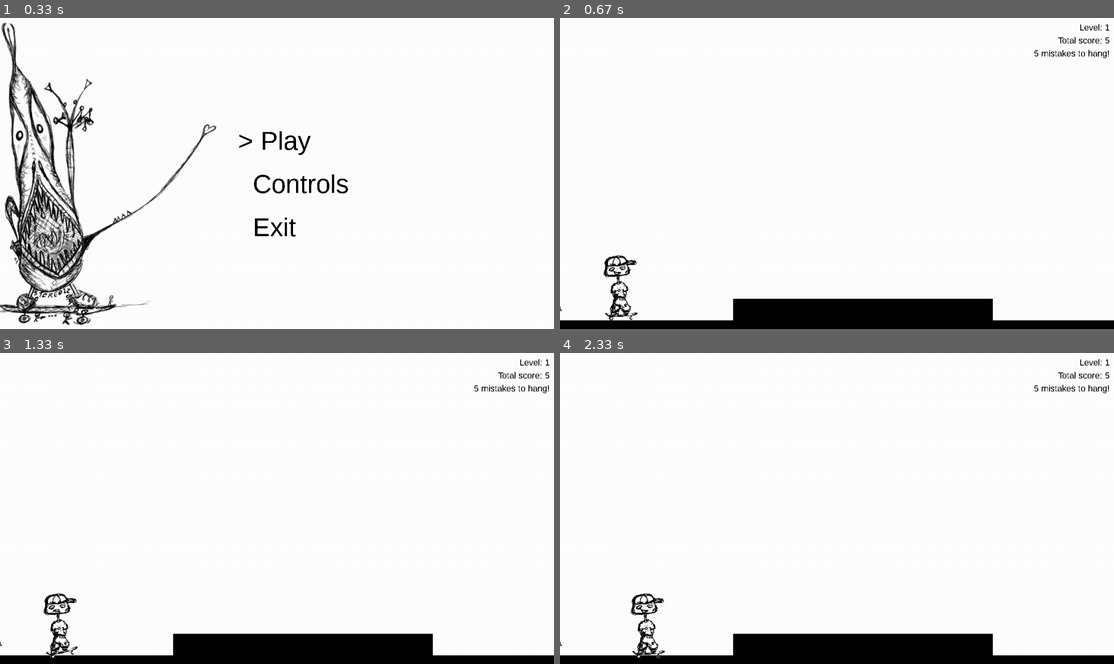
Above: before the commit, frames 1-4 (two rows, left to right).
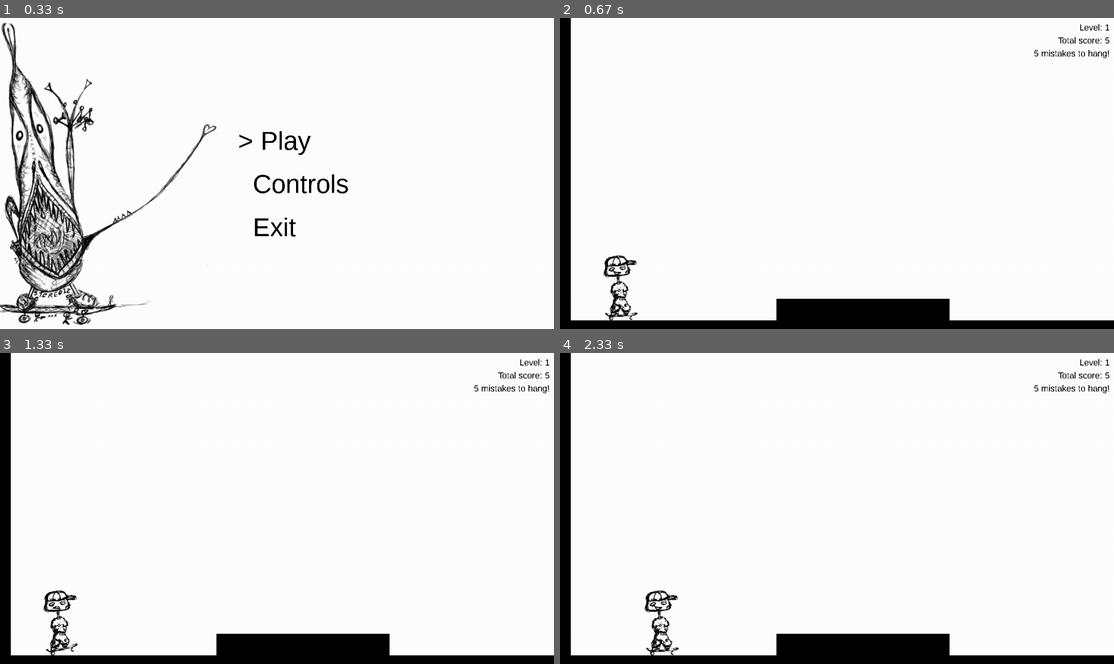
Above: after the commit, the same moments.

Repository: spookydoodle/bounce_pygame
Game: pygame game, started from Skater/Skater/main.py
The game is run twice, just before and just after one commit, with the same random seed, the same clock (stepped at 60 frames per second) and the same inputs.
Inputs:
- Up to frame 1 (0.33 s): no input
- Up to frame 2 (0.67 s): tap Enter at 0.33 s
- Up to frame 3 (1.33 s): tap Space at 0.67 s; hold Up from 1 s (still down)
- Up to frame 4 (2.33 s): release Up at 1.47 s; hold Right 1.5-1.97 s; hold Left from 2 s (still down)

Frame 1 is identical in both runs. In frame 2, 3.1% of the frame differs, in the area x 0-79%, y 0-98%; in frame 3, 3.7%; in frame 4, 4.0%, in the area x 0-79%, y 0-99%.

Commit message:
collisions part 2

Diff:
--- /dev/null
+++ b/Skater/Skater/cls/dicts.py
@@ -0,0 +1,20 @@
+import pygame
+
+
+# M = Menu controls, G = Game controls
+CONTROLS = {"M_UP" : [pygame.K_w, pygame.K_UP],
+            "M_DOWN" : [pygame.K_s, pygame.K_DOWN],
+            "M_SELECT" : [pygame.K_KP_ENTER, pygame.K_RETURN],
+
+            "G_RIGHT" : [pygame.K_d, pygame.K_RIGHT],
+            "G_LEFT" : [pygame.K_a, pygame.K_LEFT],
+            "G_MANUAL" : [pygame.K_w, pygame.K_UP],
+            "G_OLLIE" : [pygame.K_SPACE],
+            "G_KICKFLIP" : [],
+            "G_BACKFLIP" : [],
+            "G_GRIND" : [],
+
+            "QUIT" : [pygame.K_q],
+            "YES" : [pygame.K_y],
+            "NO" : [pygame.K_n]
+            }
--- a/Skater/Skater/cls/game.py
+++ b/Skater/Skater/cls/game.py
@@ -1,214 +1,9 @@
 import pygame
 from pygame.locals import *
+from cls.player import *
+from cls.obstacles import *
 from cls.score import *
-
-# M = Menu controls, G = Game controls
-CONTROLS = {"M_UP" : [pygame.K_w, pygame.K_UP],
-            "M_DOWN" : [pygame.K_s, pygame.K_DOWN],
-            "M_SELECT" : [pygame.K_KP_ENTER, pygame.K_RETURN],
-
-            "G_RIGHT" : [pygame.K_d, pygame.K_RIGHT],
-            "G_LEFT" : [pygame.K_a, pygame.K_LEFT],
-            "G_MANUAL" : [pygame.K_w, pygame.K_UP],
-            "G_OLLIE" : [pygame.K_SPACE],
-            "G_KICKFLIP" : [],
-            "G_BACKFLIP" : [],
-            "G_GRIND" : [],
-
-            "QUIT" : [pygame.K_q],
-            "YES" : [pygame.K_y],
-            "NO" : [pygame.K_n]
-            }
-
-
-class Obstacle(pygame.sprite.Sprite):
-
-    def __init__(self, image_path = None, image = None):
-        super().__init__()
-
-        if image_path != None:
-            self.image = pygame.image.load(image_path).convert_alpha()
-        else:
-            self.image = image
-            self.image.fill((0, 0, 0))
-
-        self.rect = self.image.get_rect()
-
-
-class Player(pygame.sprite.Sprite):
-
-    # these parameters are used to decrease velocity when decelerating
-    DRAG = 0.7
-    ZERO = 0.000001
-
-    # gravity parameter used for relating jumping velocity to main velocity G * v
-    G = 0.8
-
-    # elasticity parameter used to decrease velocity when hitting the ground
-    ELASTICITY = 0.8
-
-
-    # dictionary with paths to player images for each action/trick
-    IMAGES = {"MAIN" : "graphics/player.png",
-              "MANUAL" : "graphics/player_manual.png"
-              }
-
-    def __init__(self, speed = 0):
-        super().__init__()
-
-        self.image = pygame.image.load(self.IMAGES["MAIN"]).convert_alpha()
-        self.rect = self.image.get_rect()
-
-        #self.collider = pygame.transform.scale(self.image, (int(0.6 * self.rect.width), int(0.6 * self.rect.height)))
-        #self.collider = self.collider.move((int(0.2 * self.rect.width), int(0.2 * self.rect.height)))
-        #self.collider_rect = self.collider.get_rect()
-
-        # speed is used for movement to left/right
-        self.speed = speed
-
-        # acceleration, velocity, mass - used for acceleration and deceleration.
-        # separate velocities for movement on x axis (right/left) and y axis (jump)
-        self.a = 2
-        self.v = self.v0 = 8
-        self.v_jump = self.G * self.v0
-        self.m = 5
-        self.is_jumping = False
-        self.is_falling = False
-        self.is_decelerating = False
-
-        # flags used to perform tricks
-        self.is_manual = False
-
-        # these parameters are used to stop the player after hitting  obstacle on horizontal axis (x)
-        self.is_colliding_r = False
-        self.is_colliding_l = False
-        self.is_colliding_t = False
-        self.is_colliding_b = False
-
-        # these parameters are used to determine direction for accelerating/decelerating when user stops skating;
-        # 1 = right/up, -1 = left/down, 0 = no movement
-        self.moving_direction_x = 0
-        self.moving_direction_y = 1
-
-
-    # function to load sprite images for each action/trick
-    def load_image(self, path):
-        self.image = pygame.image.load(path).convert_alpha()
-
-    # handle user input
-    def move(self, screen, events):
-
-        # set moving_direction_x parameter based on user input, except for when skater is in the air (is_jumping parameter)
-        keystate = pygame.key.get_pressed()
-
-        if not self.is_jumping:
-
-            # here need to change to also use the dictionary CONTROLS - tbd later
-            if (keystate[K_RIGHT] or keystate[K_d]) and self.rect.x < (screen.get_size()[0] - self.rect.width):
-                self.moving_direction_x = 1
-
-            if (keystate[K_LEFT] or keystate[K_a]) and self.rect.x > 0:
-                self.moving_direction_x = -1
-
-
-        # set flags for tricks based on user input
-        if keystate[K_UP]: self.is_manual = True
-        else: self.is_manual = False
-
-
-        # set flags for jumping based on user input and for deceleration if user stops pressing movement buttons
-        for event in events:
-            if event.type == pygame.KEYDOWN:
-                if event.key in CONTROLS["G_OLLIE"]:
-                    self.is_jumping = True
-
-            elif event.type == pygame.KEYUP:
-                self.is_decelerating = True
-                self.is_manual = False
-
-
-        # call movement functions after handling user input
-        self.call_movement_functions()
-
-
-    def call_movement_functions(self):
-        self.accelerate()
-        self.decelerate()
-        self.handle_images()
-
-
-    def accelerate(self):
-        if (not self.is_colliding_r and self.moving_direction_x > 0) \
-        or (not self.is_colliding_l and self.moving_direction_x < 0):
-            self.rect.x += self.speed * self.moving_direction_x
-            #self.rect.x += self.v * self.v / self.a * self.moving_direction_x
-
-            #if self.v < 10:
-            #    self.v *= 1.2
-
-
-    def decelerate(self):
-
-        if not self.is_colliding_r:
-
-            if self.v > self.ZERO and self.is_decelerating:
-                self.rect.x += self.v * self.v / self.a * self.moving_direction_x
-
-                # decrease velocity using drag parameter but only if on the ground
-                if not self.is_jumping:
-                    self.v *= self.DRAG
-
-            # if velocity reaches 0.00001 reset to initial velocity value v0
-            elif self.v <= self.ZERO:
-                self.stop_movement_x()
-
-
-
-    def jump(self, ground_pos_y):
-        if self.is_jumping:
-            # Calculate force (F)
-            F = self.m * self.v_jump
-
-            # Change position
-            self.rect.y -= F
-
-            # Change velocity
-            self.v_jump -= 1
-
-
-            ## this code was supposed to make jumps smoother
-
-            #if not self.is_falling:
-            #    self.v_jump *= self.DRAG
-            #else:
-            #    self.v_jump = (-1) * abs(self.v_jump) * 1/self.DRAG
-
-            #if self.v_jump < self.ZERO:
-            #    self.is_falling = True
-
-
-            # If ground is reached, reset variables.
-            if self.rect.y >= ground_pos_y:
-                self.stop_movement_y()
-
-
-    def stop_movement_x(self):
-        self.is_decelerating = False
-        self.moving_direction_x = 0
-        self.v = self.v0
-
-
-    def stop_movement_y(self):
-        #self.rect.y = ground_pos_y
-        self.v_jump = self.G * self.v0
-        self.v *= self.ELASTICITY
-        self.is_jumping = False
-        self.is_falling = False
-
-
-    def handle_images(self):
-        if self.is_manual: self.image = pygame.image.load(self.IMAGES["MANUAL"]).convert_alpha()
-        else: self.image = pygame.image.load(self.IMAGES["MAIN"]).convert_alpha()
+from cls.dicts import *
 
 
 class State:
@@ -371,7 +166,6 @@
         self.active_state = "game"
         self.level = 0
 
-        ##Keyword.initialize_list()
 
         self.all_sprites = []
         self.all_sprites_group = pygame.sprite.Group()
@@ -418,7 +212,8 @@
 
                 self.check_collisions()
                 self.player.move(screen, events)
-                self.player.jump(550)
+                #self.player.fall()
+                self.player.jump()
                 self.check_game_result()
 
             # You won level screen - press any key to move to next level
@@ -429,69 +224,77 @@
         else:
             self.game_over_continue(events)
 
-    # all_letters list will contain available alphabet letters and will be used in player-letter collision detection
+    # this is still working/testing version of this function...
     def create_obstacles(self):
 
         self.all_sprites_group = pygame.sprite.Group()
         self.all_sprites = []
 
-        obstacle = Obstacle(image_path = "graphics/obstacle.png")
-        obstacle.rect.x = -40
-        obstacle.rect.y = 650
-
-        obstacle2 = Obstacle(image = pygame.Surface([600, 50]))
-        obstacle2.rect.x = 400
-        obstacle2.rect.y = 650
-
-        self.all_sprites.append(obstacle)
-        self.all_sprites_group.add(obstacle)
-
+        ground = Obstacle(image = pygame.Surface([2000, 50]), x = -50, y = 700)
+
+        obstacle2 = Obstacle(image = pygame.Surface([400, 50]), x = 500, y = 650)
+
+        obstacle3 = Obstacle(image = pygame.Surface([50, 700]), x = -25, y = 0)
+
+        self.all_sprites.append(ground)
+        self.all_sprites_group.add(ground)
         self.all_sprites.append(obstacle2)
         self.all_sprites_group.add(obstacle2)
+        self.all_sprites.append(obstacle3)
+        self.all_sprites_group.add(obstacle3)
+
 
 
     def check_collisions(self):
+
+        # reset collision flags
+        self.player.is_colliding_l = False
+        self.player.is_colliding_r = False
+        self.player.is_colliding_t = False
+        self.player.is_colliding_b = False
+
+        # set collision flags if player collides with an obstacle
         collision_list = pygame.sprite.spritecollide(self.player, self.all_sprites, False)
 
         for obstacle in collision_list:
 
             self.check_collision_r(obstacle)
             self.check_collision_l(obstacle)
+            #self.check_collision_t(obstacle)
+            self.check_collision_b(obstacle)
+
 
     # check collision player_right - obstacle_left
     def check_collision_r(self, obstacle):
+
         if (self.player.rect.collidepoint(obstacle.rect.midleft) \
             or self.player.rect.collidepoint(obstacle.rect.topleft) \
             or self.player.rect.collidepoint(obstacle.rect.bottomleft)) \
-            and (self.player.rect.x + self.player.rect.width) >= obstacle.rect.x:
+            and (self.player.rect.right) >= obstacle.rect.left:
             self.player.stop_movement_x()
             self.player.is_colliding_r = True
 
-        else:
-            self.player.is_colliding_r = False
-
 
     # check collision player_left - obstacle_right
     def check_collision_l(self, obstacle):
+
         if (self.player.rect.collidepoint(obstacle.rect.midright) \
             or self.player.rect.collidepoint(obstacle.rect.topright) \
             or self.player.rect.collidepoint(obstacle.rect.bottomright)) \
-            and self.player.rect.x <= (obstacle.rect.x + obstacle.rect.width):
+            and self.player.rect.left <= (obstacle.rect.right):
 
             self.player.stop_movement_x()
             self.player.is_colliding_l = True
 
-        else:
-            self.player.is_colliding_l = False
-
-    ## check collision player_bottom - obstacle_top - not working yet
-    #def check_collision_b(self, obstacle):
-    #    if self.player.rect.colliderect(obstacle.rect) \
-    #        and self.player.rect.x <= (obstacle.rect.x + obstacle.rect.height) \
-    #        and self.player.rect.x <= (obstacle.rect.x + obstacle.rect.width):
-
-    #        self.player.stop_movement_y()
-    #        self.player.is_colliding_b = True
+
+    # check collision player_bottom - obstacle_top - not working yet
+    def check_collision_b(self, obstacle):
+
+        if self.player.rect.colliderect(obstacle.rect) \
+            and self.player.rect.bottom >= (obstacle.rect.top):
+
+            self.player.stop_movement_y(obstacle.rect.top - self.player.rect.height)
+            self.player.is_colliding_b = True
 
 
     def check_game_result(self):
@@ -549,8 +352,8 @@
 
     def draw_main_game(self, screen, color):
 
-        # draw ground
-        self.draw_ground(screen, color)
+        ## draw ground
+        #self.draw_ground(screen, color)
 
         # draw alphabet letters
         self.all_sprites_group.draw(screen)
--- /dev/null
+++ b/Skater/Skater/cls/obstacles.py
@@ -0,0 +1,19 @@
+import pygame
+from pygame.locals import *
+from cls.dicts import *
+
+
+class Obstacle(pygame.sprite.Sprite):
+
+    def __init__(self, image_path = None, image = None, x = 0, y = 0):
+        super().__init__()
+
+        if image_path != None:
+            self.image = pygame.image.load(image_path).convert_alpha()
+        else:
+            self.image = image
+            self.image.fill((0, 0, 0))
+
+        self.rect = self.image.get_rect()
+        self.rect.x = x
+        self.rect.y = y
--- /dev/null
+++ b/Skater/Skater/cls/player.py
@@ -0,0 +1,187 @@
+import pygame
+from pygame.locals import *
+from cls.dicts import *
+
+
+class Player(pygame.sprite.Sprite):
+
+    # these parameters are used to decrease velocity when decelerating
+    DRAG = 0.7
+    ZERO = 0.000001
+
+    # gravity parameter used for relating jumping velocity to main velocity G * v
+    G = 0.8
+
+    # elasticity parameter used to decrease velocity when hitting the ground
+    ELASTICITY = 0.8
+
+
+    # dictionary with paths to player images for each action/trick
+    IMAGES = {"MAIN" : "graphics/player.png",
+              "MANUAL" : "graphics/player_manual.png"
+              }
+
+    def __init__(self, speed = 0):
+        super().__init__()
+
+        self.image = pygame.image.load(self.IMAGES["MAIN"]).convert_alpha()
+        self.rect = self.image.get_rect()
+
+        #self.collider = pygame.transform.scale(self.image, (int(0.6 * self.rect.width), int(0.6 * self.rect.height)))
+        #self.collider = self.collider.move((int(0.2 * self.rect.width), int(0.2 * self.rect.height)))
+        #self.collider_rect = self.collider.get_rect()
+
+        # speed is used for movement to left/right
+        self.speed = speed
+
+        # acceleration, velocity, mass - used for acceleration and deceleration.
+        # separate velocities for movement on x axis (right/left) and y axis (jump)
+        self.a = 2
+        self.v = self.v0 = 8
+        self.v_jump = self.G * self.v0
+        self.m = 5
+        self.is_jumping = False
+        self.is_falling = False
+        self.is_decelerating = False
+
+        # flags used to perform tricks
+        self.is_manual = False
+
+        # these parameters are used to stop the player after hitting  obstacle on horizontal axis (x)
+        self.is_colliding_r = False
+        self.is_colliding_l = False
+        self.is_colliding_t = False
+        self.is_colliding_b = False
+
+                # these parameters are used to determine direction for accelerating/decelerating when user stops skating;
+        # 1 = right/up, -1 = left/down, 0 = no movement
+        self.moving_direction_x = 0
+        self.moving_direction_y = 1
+
+
+    # function to load sprite images for each action/trick
+    def load_image(self, path):
+        self.image = pygame.image.load(path).convert_alpha()
+
+    # handle user input
+    def move(self, screen, events):
+
+        # set moving_direction_x parameter based on user input, except for when skater is in the air (is_jumping parameter)
+        keystate = pygame.key.get_pressed()
+
+        if not self.is_jumping:
+
+            # here need to change to also use the dictionary CONTROLS - tbd later
+            if (keystate[K_RIGHT] or keystate[K_d]) and self.rect.x < (screen.get_size()[0] - self.rect.width):
+                self.moving_direction_x = 1
+
+            if (keystate[K_LEFT] or keystate[K_a]) and self.rect.x > 0:
+                self.moving_direction_x = -1
+
+
+        # set flags for tricks based on user input
+        if keystate[K_UP]: self.is_manual = True
+        else: self.is_manual = False
+
+
+        # set flags for jumping based on user input and for deceleration if user stops pressing movement buttons
+        for event in events:
+            if event.type == pygame.KEYDOWN:
+                #if event.key in [CONTROLS["G_RIGHT"], CONTROLS["G_LEFT"]]:
+                #    self.stop_movement_x()
+
+                if event.key in CONTROLS["G_OLLIE"]:
+                    self.is_jumping = True
+
+            elif event.type == pygame.KEYUP:
+                self.is_decelerating = True
+                self.is_manual = False
+
+
+        # call movement functions after handling user input
+        self.call_movement_functions()
+
+
+    def call_movement_functions(self):
+        self.accelerate()
+        self.decelerate()
+        self.handle_images()
+
+
+    def accelerate(self):
+        if (not self.is_colliding_r and self.moving_direction_x > 0) \
+        or (not self.is_colliding_l and self.moving_direction_x < 0):
+            self.rect.x += self.speed * self.moving_direction_x
+            #self.rect.x += self.v * self.v / self.a * self.moving_direction_x
+
+            #if self.v < 10:
+            #    self.v *= 1.2
+
+
+    def decelerate(self):
+
+        if not self.is_colliding_r:
+
+            if self.v > self.ZERO and self.is_decelerating:
+                self.rect.x += self.v * self.v / self.a * self.moving_direction_x
+
+                # decrease velocity using drag parameter but only if on the ground
+                if not self.is_jumping:
+                    self.v *= self.DRAG
+
+            # if velocity reaches 0.00001 reset to initial velocity value v0
+            elif self.v <= self.ZERO:
+                self.stop_movement_x()
+
+
+
+    def jump(self):
+        if self.is_jumping:
+            # Calculate force (F)
+            F = self.m * self.v_jump
+
+            # Change position
+            self.rect.y -= F
+
+            # Change velocity
+            self.v_jump -= 1
+
+
+            ## this code was supposed to make jumps smoother
+
+            #if not self.is_falling:
+            #    self.v_jump *= self.DRAG
+            #else:
+            #    self.v_jump = (-1) * abs(self.v_jump) * 1/self.DRAG
+
+            #if self.v_jump < self.ZERO:
+            #    self.is_falling = True
+
+
+            ## If ground is reached, reset variables.
+            #if self.rect.y >= ground_pos_y:
+            #    self.stop_movement_y()
+
+
+    def fall(self):
+        if not self.is_colliding_b:
+            self.rect.y += self.m * self.G
+
+
+    def stop_movement_x(self):
+        self.is_decelerating = False
+        self.moving_direction_x = 0
+        self.v = self.v0
+
+
+    def stop_movement_y(self, y):
+        self.rect.y = y
+        self.v_jump = self.G * self.v0
+        self.v *= self.ELASTICITY
+        self.is_jumping = False
+        self.is_falling = False
+
+
+    def handle_images(self):
+        if self.is_manual: self.image = pygame.image.load(self.IMAGES["MANUAL"]).convert_alpha()
+        else: self.image = pygame.image.load(self.IMAGES["MAIN"]).convert_alpha()
